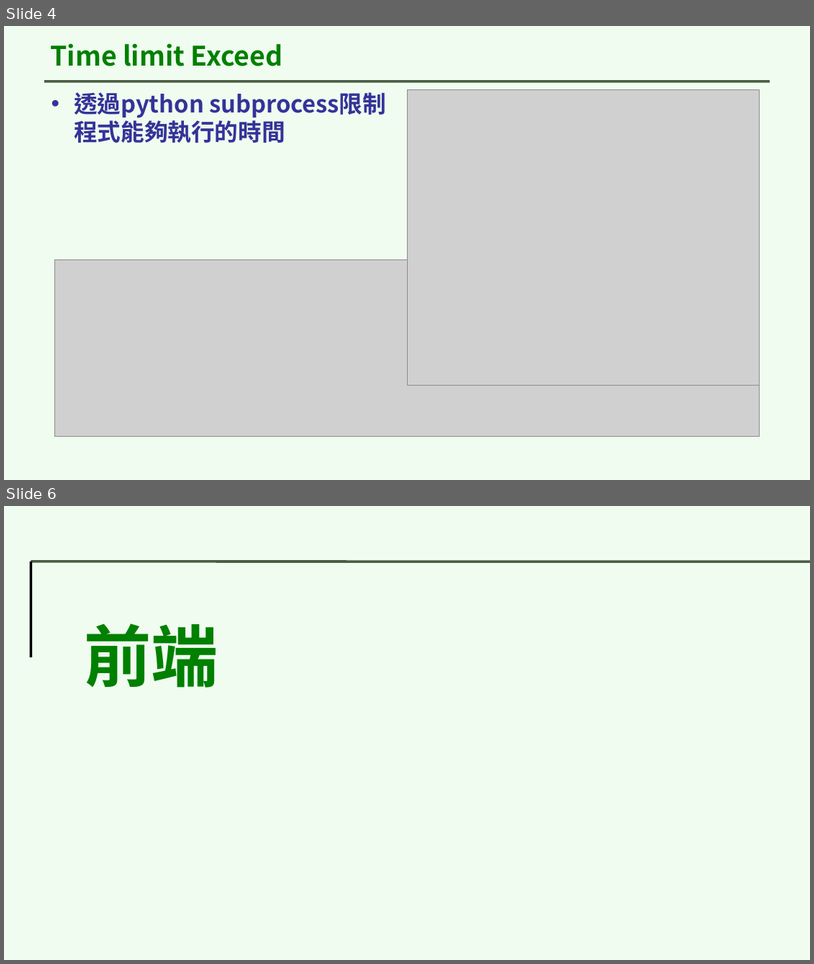
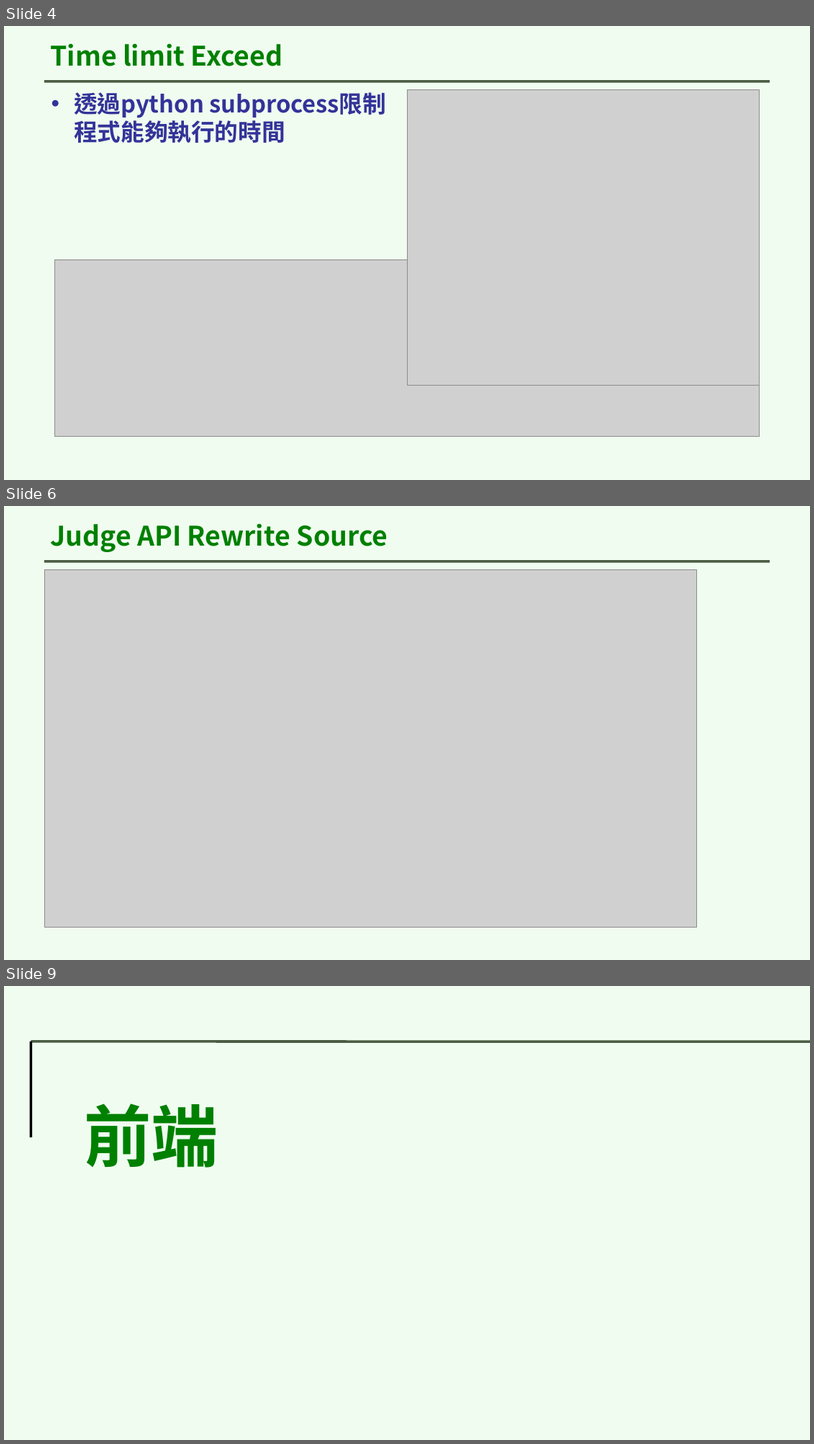
Before and after one commit to youmin1017/logseq, a slide deck: assets/解題平台.pptx. Shown one above the other, each under a label of ours: slides 4 and 6 before the commit, slides 4, 6 and 9 after it; the slides between them are not shown. The pictures are 814x964 and 814x1444 pixels, drawn with LibreOffice and Linux fonts; fonts in the diff are those of the drawing; grey boxes stand for pictures; background and template pictures are left out. Boxes give left, top, right and bottom in pixels: in the first picture for what was removed or moved away, otherwise in the second. Text is boxed around its words. In the diff, an @@ line names an element or a change of style, - is before the commit and + after.

```diff
--- a/assets/解題平台.pptx
+++ b/assets/解題平台.pptx
@@ slide 6 added at [4, 506, 810, 960], background picture (left out); not listed: 1 template element that a slide beside it also shows @@
@@ title added at [50, 523, 388, 552], 32 pt, text #008000, bold @@
+Judge API Rewrite Source
@@ picture added at [44, 569, 698, 927] @@
@@ what was slide 6 is now slide 9 @@
```
Also in this commit, not shown: 3 other slides added, 1 slide removed.
